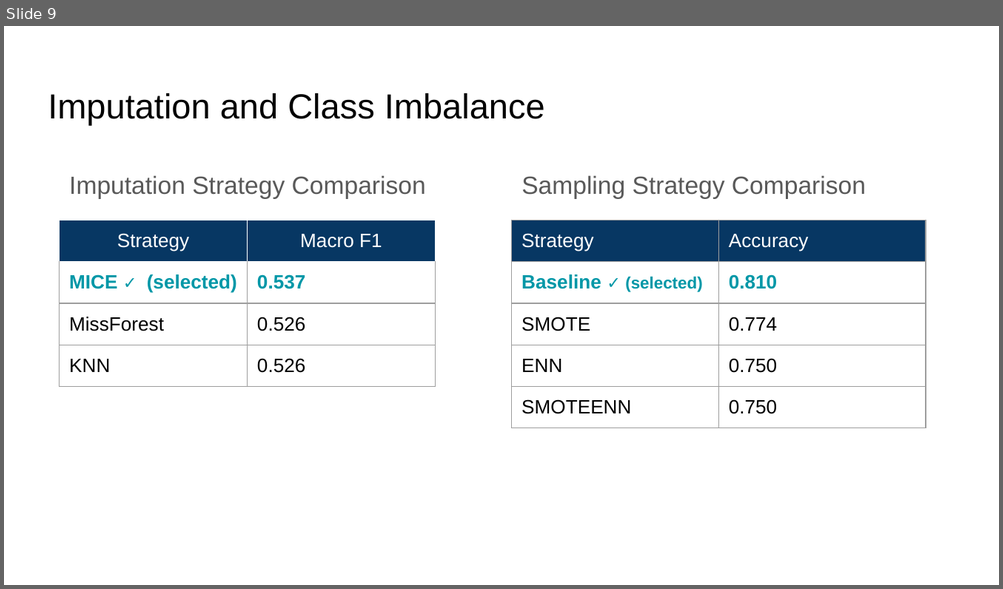
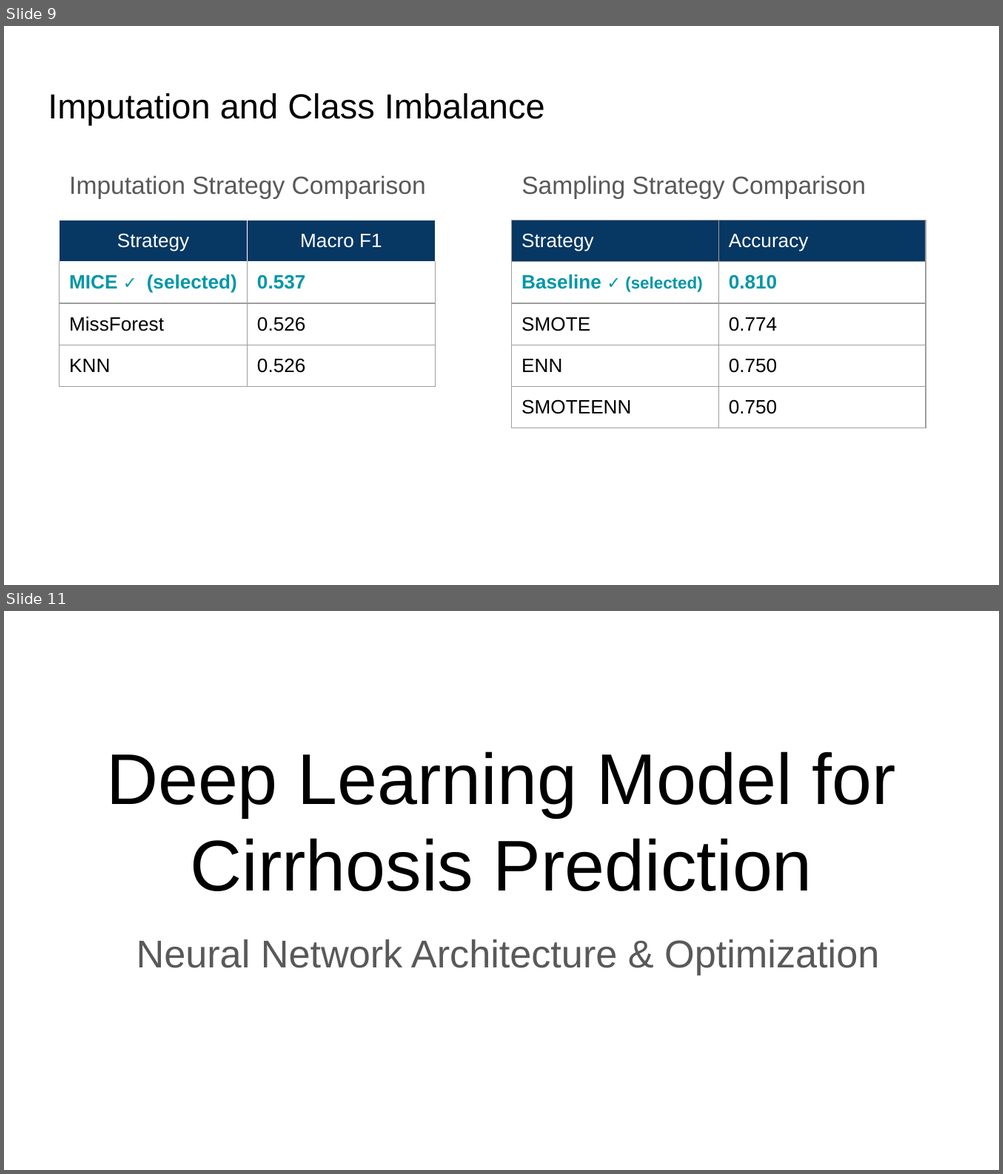
Before and after one commit to Bernardo1205/Advance-ML, a slide deck: src/deliverable2/Cirrhosis_Patient_Survival_Prediction_Report.pptx. Shown one above the other, each under a label of ours: slide 9 before the commit, slides 9 and 11 after it; the slides between them are not shown. The pictures are 1003x589 and 1003x1174 pixels, drawn with LibreOffice and Linux fonts; fonts in the diff are those of the drawing. Boxes give left, top, right and bottom in pixels: in the first picture for what was removed or moved away, otherwise in the second. Text is boxed around its words. In the diff, an @@ line names an element or a change of style, - is before the commit and + after.

Commit message:
deep learning model added

```diff
--- a/src/deliverable2/Cirrhosis_Patient_Survival_Prediction_Report.pptx
+++ b/src/deliverable2/Cirrhosis_Patient_Survival_Prediction_Report.pptx
@@ slide 11 added at [4, 611, 999, 1170], background #FFFFFF @@
@@ title added at [106, 752, 896, 891], 52 pt, text #000000 @@
+Deep Learning Model for Cirrhosis Prediction
@@ subtitle added at [136, 940, 879, 975], 28 pt, text #595959 @@
+Neural Network Architecture & Optimization
```
Also in this commit, not shown: 2 slides changed, 9 other slides added, 12 other files.
